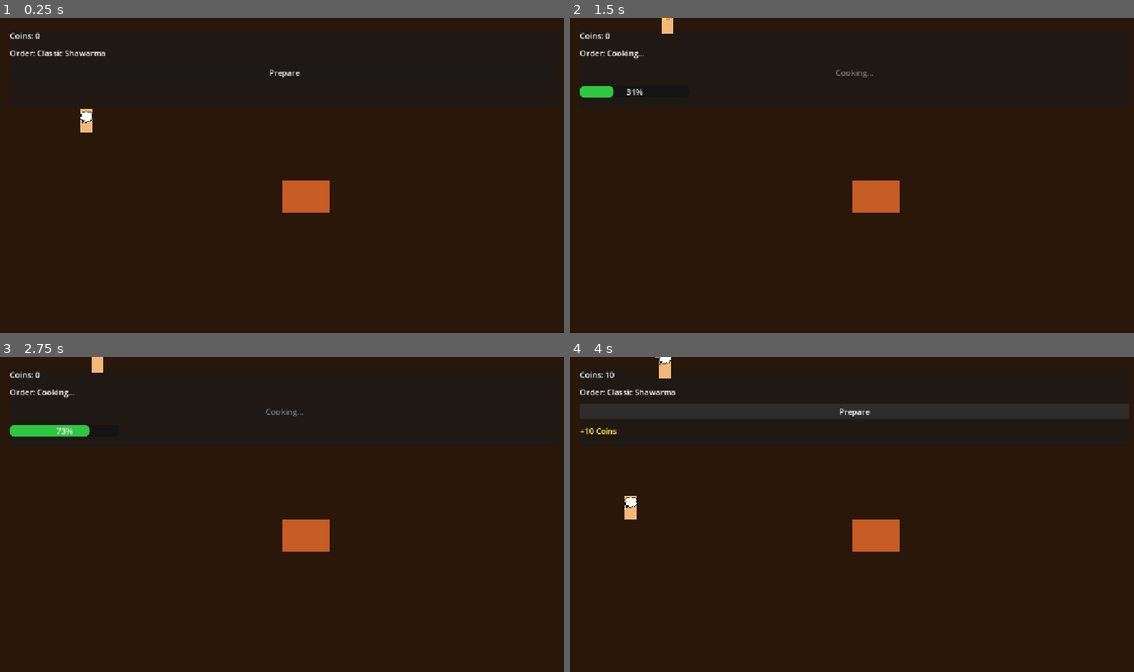
Above: before the commit, frames 1-4 (two rows, left to right).
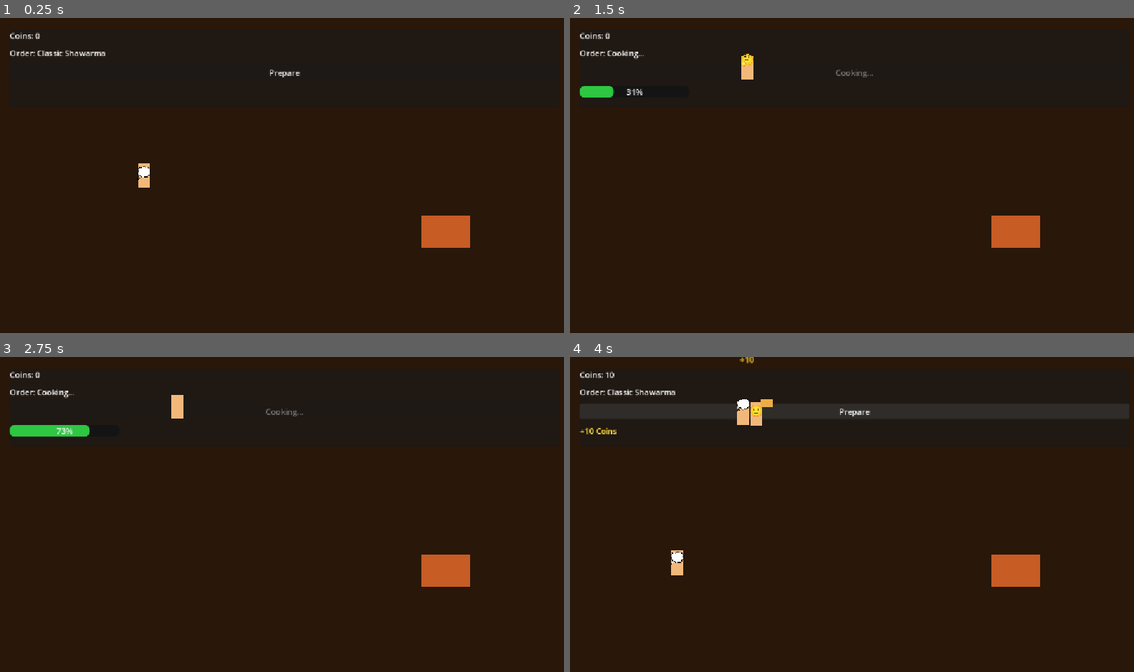
Above: after the commit, the same moments.

Repository: pyto159/ShawarmaEmpire
Game: Godot game, scene res://Scenes/Main.tscn
Same seed, same stepped clock (60 frames per second), same inputs: the game is played once before the commit and once after it.
Inputs:
- Up to frame 1 (0.25 s): no input
- Up to frame 2 (1.5 s): click "Prepare" at 0.5 s
- Up to frame 3 (2.75 s): tap Enter at 2 s
- Up to frame 4 (4 s): no input

The runs differ from the first frame. In frame 1, 2.1% of the frame differs, in the area x 14-84%, y 28-73%; in frame 2, 2.0%; in frame 3, 2.0%; in frame 4, 2.6%, in the area x 9-84%, y 0-73%.

Commit message:
Fix queue service layout

Diff:
--- a/shawarma-empire/Scenes/Main.gd
+++ b/shawarma-empire/Scenes/Main.gd
@@ -1,10 +1,10 @@
 extends Control
 
 const CUSTOMER_QUEUE_PATH: NodePath = NodePath("../CustomerQueue")
-const CUSTOMER_EXIT_OFFSET: Vector2 = Vector2(-160.0, 0.0)
+const CUSTOMER_EXIT_POSITION: Vector2 = Vector2(1100.0, 700.0)
 const DEFAULT_SPAWN_INTERVAL: float = 3.0
-const DEFAULT_MAX_ACTIVE_CUSTOMERS: int = 4
-const DEFAULT_QUEUE_CAPACITY: int = 4
+const DEFAULT_MAX_ACTIVE_CUSTOMERS: int = 5
+const DEFAULT_QUEUE_CAPACITY: int = 5
 
 @export var spawn_interval: float = DEFAULT_SPAWN_INTERVAL
 @export var max_active_customers: int = DEFAULT_MAX_ACTIVE_CUSTOMERS
@@ -143,7 +143,7 @@
 		_update_active_customer()
 		return
 
-	var leave_target_position: Vector2 = served_customer.global_position + CUSTOMER_EXIT_OFFSET
+	var leave_target_position: Vector2 = CUSTOMER_EXIT_POSITION
 	if not cooking_stand.deliver_completed_order(served_customer, leave_target_position):
 		_update_active_customer()
 		return
--- a/shawarma-empire/Scenes/Main.tscn
+++ b/shawarma-empire/Scenes/Main.tscn
@@ -15,7 +15,7 @@
 [sub_resource type="Resource" id="Resource_customer_spawn_definition"]
 script = ExtResource("11_spawn_definition")
 scene = ExtResource("13_customer")
-max_active_instances = 4
+max_active_instances = 5
 
 [sub_resource type="Resource" id="Resource_customer_spawn_pool"]
 script = ExtResource("12_spawn_pool")
@@ -49,30 +49,35 @@
 
 [node name="CustomerQueue" type="Node" parent="World"]
 script = ExtResource("3_queue_system")
-queue_capacity = 4
+queue_capacity = 5
 
 [node name="service_position" type="Marker2D" parent="World/CustomerQueue"]
-position = Vector2(200, 8)
+position = Vector2(360, 100)
+script = ExtResource("4_queue_point")
+priority = 40
+
+[node name="waiting_position_1" type="Marker2D" parent="World/CustomerQueue"]
+position = Vector2(260, 140)
 script = ExtResource("4_queue_point")
 priority = 30
 
-[node name="waiting_position_1" type="Marker2D" parent="World/CustomerQueue"]
-position = Vector2(112, 64)
+[node name="waiting_position_2" type="Marker2D" parent="World/CustomerQueue"]
+position = Vector2(160, 180)
 script = ExtResource("4_queue_point")
 priority = 20
 
-[node name="waiting_position_2" type="Marker2D" parent="World/CustomerQueue"]
-position = Vector2(24, 120)
+[node name="waiting_position_3" type="Marker2D" parent="World/CustomerQueue"]
+position = Vector2(60, 220)
 script = ExtResource("4_queue_point")
 priority = 10
 
-[node name="waiting_position_3" type="Marker2D" parent="World/CustomerQueue"]
-position = Vector2(-64, 176)
+[node name="waiting_position_4" type="Marker2D" parent="World/CustomerQueue"]
+position = Vector2(-40, 260)
 script = ExtResource("4_queue_point")
 priority = 0
 
 [node name="ShawarmaStand" type="Node2D" parent="World"]
-position = Vector2(260, 0)
+position = Vector2(540, 70)
 script = ExtResource("5_stand")
 queue_system_path = NodePath("../CustomerQueue")
 
@@ -84,12 +89,12 @@
 color = Color(0.78, 0.36, 0.14, 1)
 
 [node name="CookingStand" parent="World" instance=ExtResource("6_cooking_stand")]
-position = Vector2(260, -88)
+position = Vector2(540, -18)
 
 [node name="SpawnedCustomers" type="Node2D" parent="World"]
 
 [node name="CustomerSpawner" type="Node2D" parent="World"]
-position = Vector2(-220, 176)
+position = Vector2(-180, 320)
 script = ExtResource("9_spawner")
 spawn_pool = SubResource("Resource_customer_spawn_pool")
 reserve_spawn_points_until_instance_removed = false
